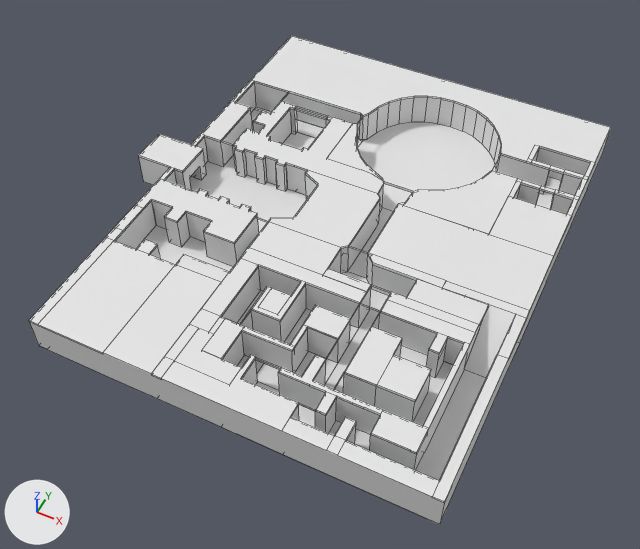
Before and after pictures for a commit that changed the Blender file Assets/Scenes/Desert/RevampedMap 1/BlenderPyramid.blend.
One viewpoint serves both versions: a 50 mm camera at (172.8, -115.7, 130.8) aimed at (119.8, -9.7, -1.8). The lights are fixed; the arrows at lower left show +X, +Y and +Z. The older version comes first. Mesh edges are drawn as thin lines.

In view in the first picture: 'Bottom Floor'.
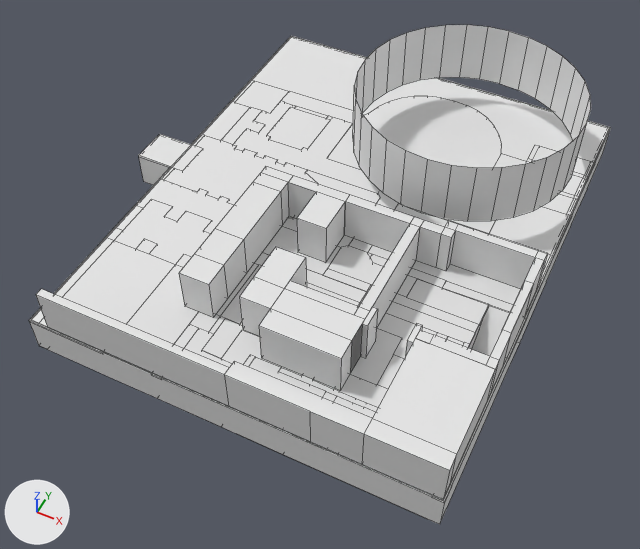
Patch to the scene script:
```diff
--- a/Assets/Scenes/Desert/RevampedMap 1/BlenderPyramid.blend.py
+++ b/Assets/Scenes/Desert/RevampedMap 1/BlenderPyramid.blend.py
@@ me_cube_002 @@
 # used by ob_firstfloor; location = (92.5, -8.9, 8.3); scale = (10.3, 1.0, 0.313)
-me_cube_002.from_pydata(...)  # 181 vertices, 134 faces; spans x -1.0..6.7, y -40.8..58.8, z -3.7..43.2
+me_cube_002.from_pydata(...)  # 259 vertices, 200 faces; spans x -1.0..6.7, y -41.0..58.8, z -3.7..56.0
+# me_cube_002 part 1
+# 8 vertices are removed from x 4.5..5.2, y -21.0..-18.9, z -2.7..26.0
+# 26 faces are deleted
+# 46 vertices in x 0.8..5.2, y 10.6..56.1, z 0.6..43.2 move by (1.2, 0.0, 12.8)
+# 18 vertices in x 0.9..5.3, y 11.0..55.7, z 0.6..43.2 move by (1.1, 0.0, 12.8)
+# 54 vertices are added at x -0.6..6.7, y -41.0..5.0, z -2.7..26.0
+# 8 new vertices lie (-1.3, 0.0, 0.0) away from vertices in x 4.3, y -21.0..5.0, z -2.7..26.0
+# 24 new vertices lie (0.0, 0.0, 28.7) away from vertices in x -0.6..4.5, y -41.0..5.0, z -2.7
+# 92 new faces join them
 me_cube_002.materials.append(mat_material)
@@ ob_firstfloor @@
 ob_firstfloor.scale = (10.3, 1.0, 0.313)
-ob_firstfloor.hide_set(True)
```

What differs and where, as boxes [x1, y1, x2, y2] in the pictures (640 x 549 px):
'FirstFloor', shown
    after: [31, 25, 609, 500]
part 1 of me_cube_002, built on
    after: [36, 25, 591, 500]
'Bottom Floor', unchanged, covered by the edit
    both: [29, 36, 611, 525]
